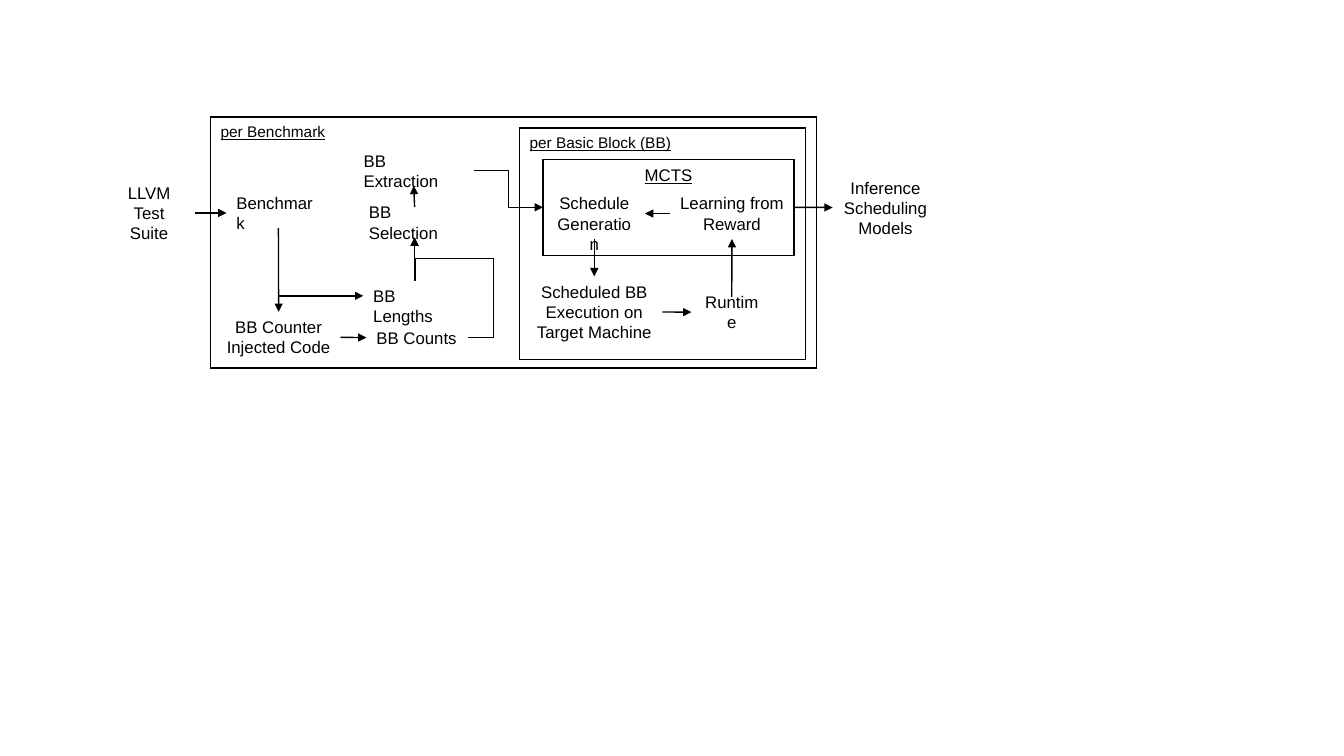
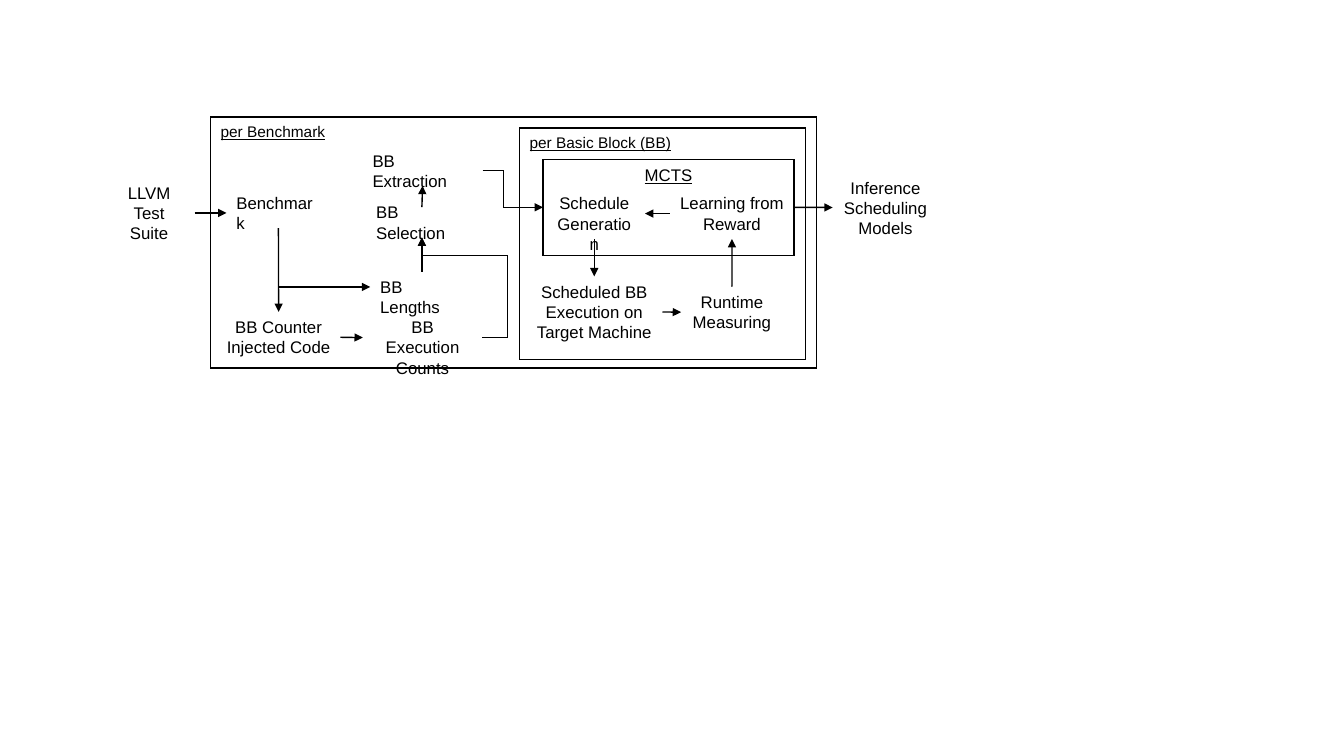
Before and after one commit to jannewulf/MSc-Thesis, a slide deck: slide 1 of img/ppt/approach_overview.pptx. Drawn at 1344x756 pixels with LibreOffice and Linux fonts; fonts in the diff are those of the drawing. Boxes give left, top, right and bottom in pixels: in the first picture for what was removed or moved away, otherwise in the second. Text is boxed around its words. In the diff, an @@ line names an element or a change of style, - is before the commit and + after.

```diff
--- a/img/ppt/approach_overview.pptx
+++ b/img/ppt/approach_overview.pptx
@@ text "BB Extraction": place and size @@
-text "BB Extraction" at (364,155,439,191)
+text "BB Extraction" at (373,155,448,191)
@@ elbow arrow moved from (474, 170) - (543, 208) to (483, 170) - (543, 208) @@
@@ text "BB Selection": place and size @@
-text "BB Selection" at (369,206,438,243)
+text "BB Selection" at (376,206,445,243)
@@ arrow moved from (414, 207) - (413, 186) to (422, 207) - (422, 186) @@
@@ elbow arrow moved from (278, 228) - (363, 296) to (278, 228) - (370, 287) @@
@@ elbow arrow moved from (415, 280) - (414, 238) to (421, 272) - (422, 238) @@
@@ elbow arrow moved from (469, 338) - (414, 238) to (483, 338) - (422, 238) @@
@@ arrow moved from (732, 297) - (732, 239) to (732, 286) - (732, 239) @@
@@ text "BB Lengths": place and size @@
-text "BB Lengths" at (373,290,433,326)
+text "BB Lengths" at (380,281,440,317)
@@ text at (693,296,771,332): text changed @@
-Runtime
+Runtime Measuring
@@ text at (386,321,460,374): text changed @@
-BB Counts
+BB Execution Counts
@@ arrow moved from (662, 312) - (692, 313) to (662, 312) - (682, 313) @@
@@ arrow moved from (341, 338) - (367, 338) to (341, 338) - (363, 338) @@
```
Also in this commit, not shown: 18 other files.
